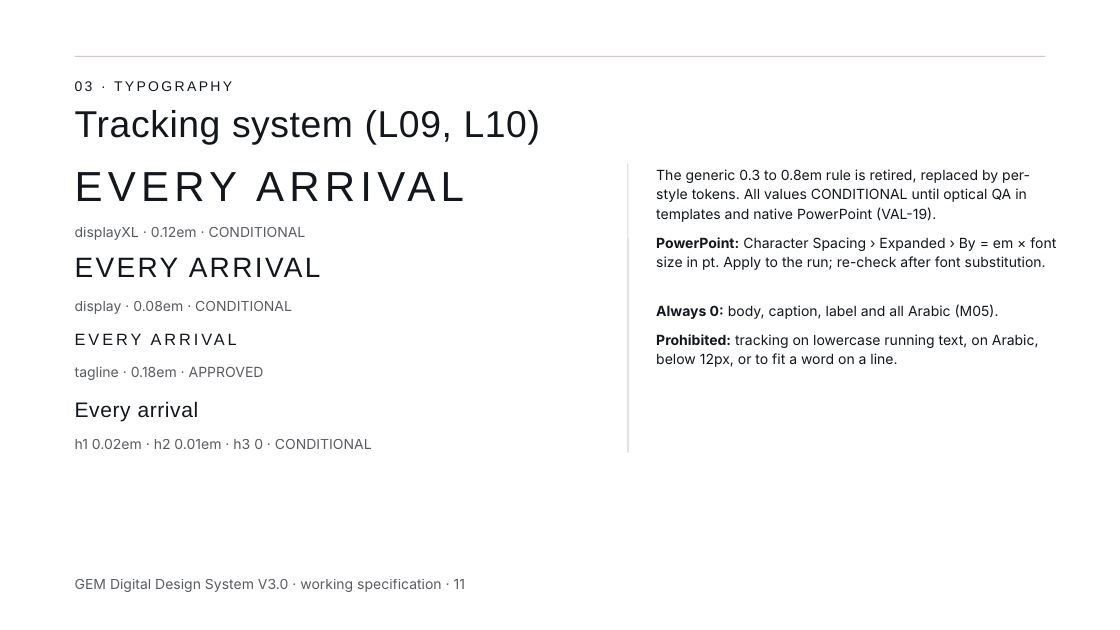
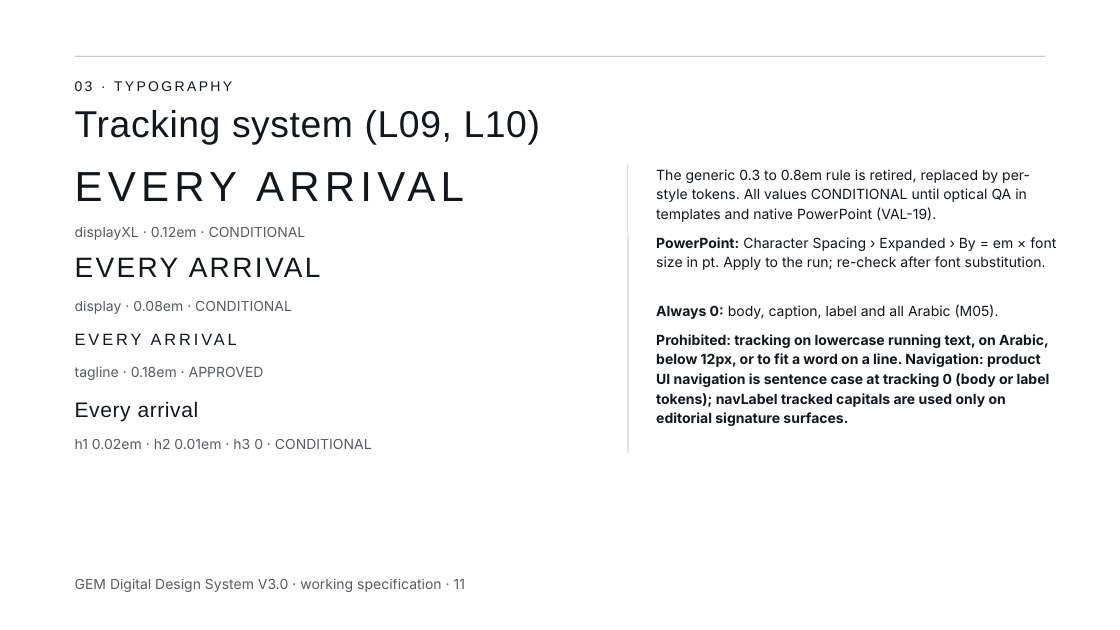
Before and after one commit to mashaelalh/GEM, a slide deck: slide 11 of PartB_RC2/01_source/B-RC2.pptx. Drawn at 1120x630 pixels with LibreOffice and Linux fonts; fonts in the diff are those of the drawing. Boxes give left, top, right and bottom in pixels: in the first picture for what was removed or moved away, otherwise in the second. Text is boxed around its words. In the diff, an @@ line names an element or a change of style, - is before the commit and + after.

```diff
--- a/PartB_RC2/01_source/B-RC2.pptx
+++ b/PartB_RC2/01_source/B-RC2.pptx
@@ text at [656,334,1050,426]: text changed; bold on @@
-Prohibited: tracking on lowercase running text, on Arabic, below 12px, or to fit a word on a line.
+Prohibited: tracking on lowercase running text, on Arabic, below 12px, or to fit a word on a line. Navigation: product UI navigation is sentence case at tracking 0 (body or label tokens); navLabel tracked capitals are used only on editorial signature surfaces.
```
Also in this commit, not shown: 9 other slides changed.
